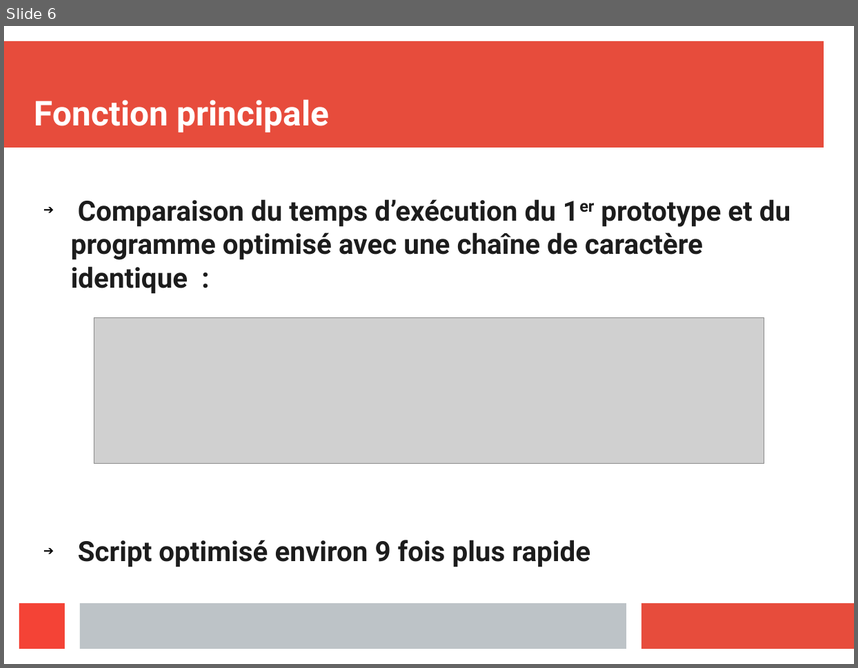
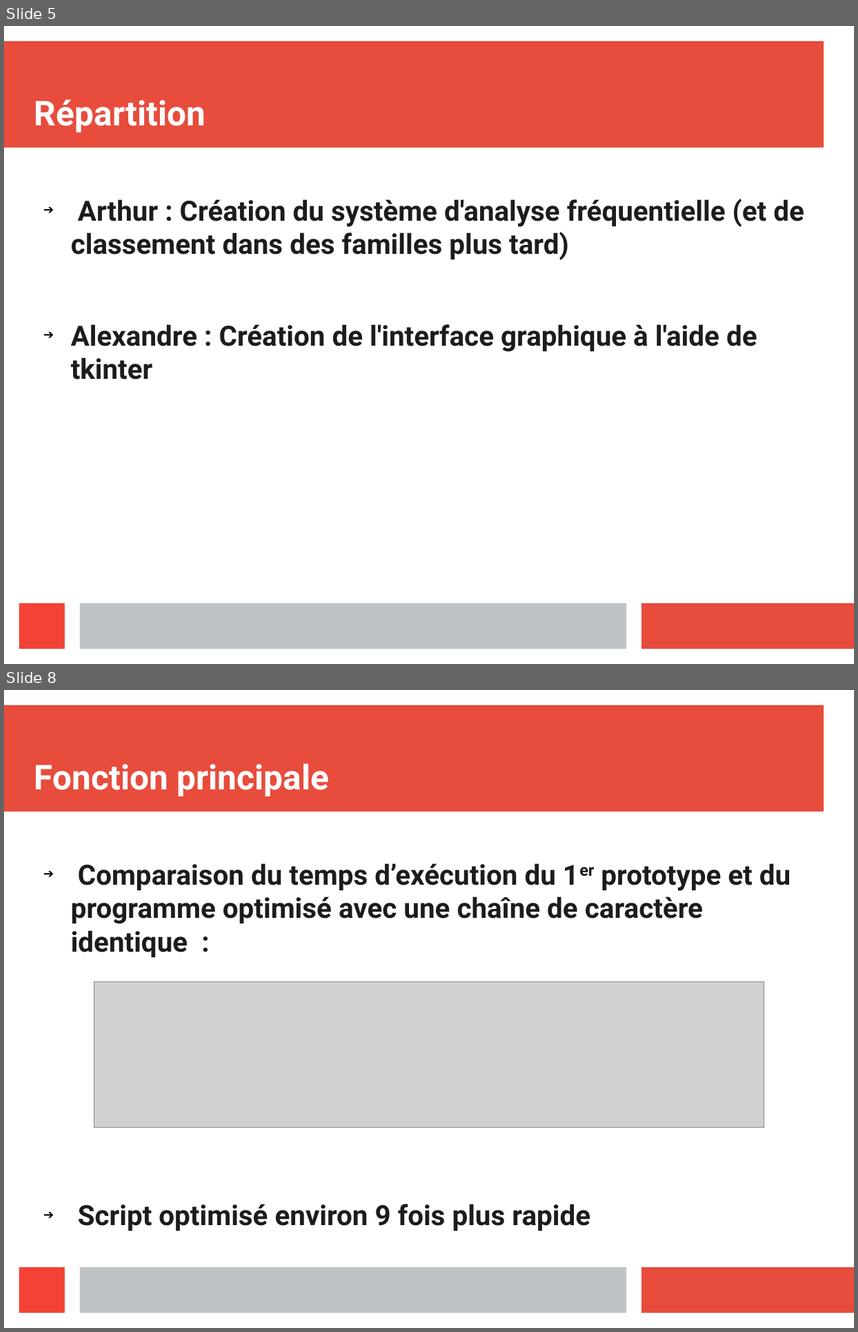
Before and after one commit to 0xbeefed/FreqAnalysis, a slide deck: presentationOral.odp. Shown one above the other, each under a label of ours: slide 6 before the commit, slides 5 and 8 after it; the slides between them are not shown. The pictures are 858x668 and 858x1332 pixels, drawn with LibreOffice and Linux fonts; fonts in the diff are those of the drawing; grey boxes stand for pictures. Boxes give left, top, right and bottom in pixels: in the first picture for what was removed or moved away, otherwise in the second. Text is boxed around its words. In the diff, an @@ line names an element or a change of style, - is before the commit and + after.

```diff
--- a/presentationOral.odp
+++ b/presentationOral.odp
@@ slide 5 added at [4, 26, 854, 664], background #FFFFFF; not listed: 4 template elements that a slide beside it also shows @@
@@ title added at [34, 99, 205, 132], 32 pt, text #FFFFFF, bold @@
+Répartition
@@ text added at [71, 198, 804, 379], 26 pt, text #1C1C1C, bold @@
+➔ Arthur : Création du système d'analyse fréquentielle (et de classement dans des familles plus tard)
+➔ Alexandre : Création de l'interface graphique à l'aide de tkinter
@@ what was slide 6 is now slide 8 @@
```
Also in this commit, not shown: 5 slides changed, 3 other slides added, 1 slide removed.
